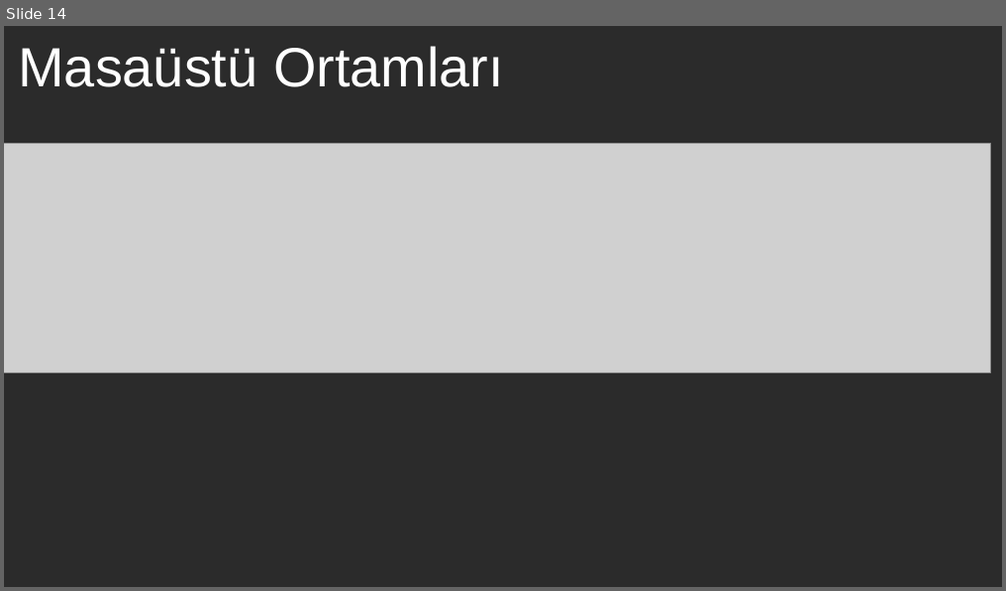
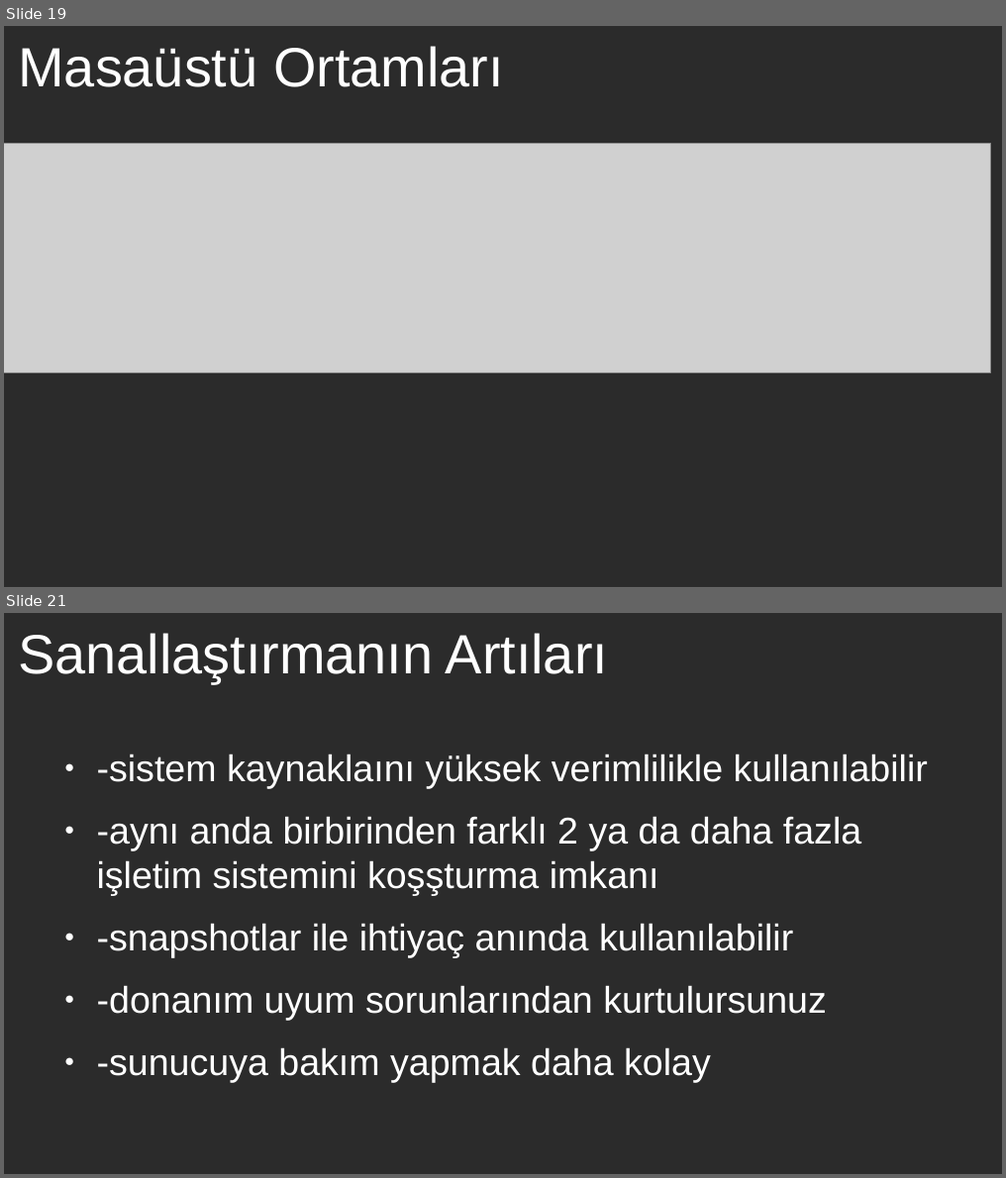
Before and after one commit to bengunur06/GNU-Linux-IEEE-CS, a slide deck: gnu-linux-1.odp. Shown one above the other, each under a label of ours: slide 14 before the commit, slides 19 and 21 after it; the slides between them are not shown. The pictures are 1006x591 and 1006x1178 pixels, drawn with LibreOffice and Linux fonts; fonts in the diff are those of the drawing; grey boxes stand for pictures; background and template pictures are left out; a plain dark background stands for a picture behind light text. Boxes give left, top, right and bottom in pixels: in the first picture for what was removed or moved away, otherwise in the second. Text is boxed around its words. In the diff, an @@ line names an element or a change of style, - is before the commit and + after.

```diff
--- a/gnu-linux-1.odp
+++ b/gnu-linux-1.odp
@@ slide 21 added at [4,613,1002,1174], background picture (left out) @@
@@ title added at [18,633,608,683], 44 pt, text #FFFFFF @@
+Sanallaştırmanın Artıları
@@ text added at [97,754,928,1083], 29.6 pt, text #FFFFFF @@
+● -sistem kaynaklaını yüksek verimlilikle kullanılabilir
+● -aynı anda birbirinden farklı 2 ya da daha fazla işletim sistemini koşşturma imkanı
+● -snapshotlar ile ihtiyaç anında kullanılabilir
+● -donanım uyum sorunlarından kurtulursunuz
+● -sunucuya bakım yapmak daha kolay
@@ what was slide 14 is now slide 19 @@
```
Also in this commit, not shown: 2 slides changed, 17 other slides added, 11 slides removed.
